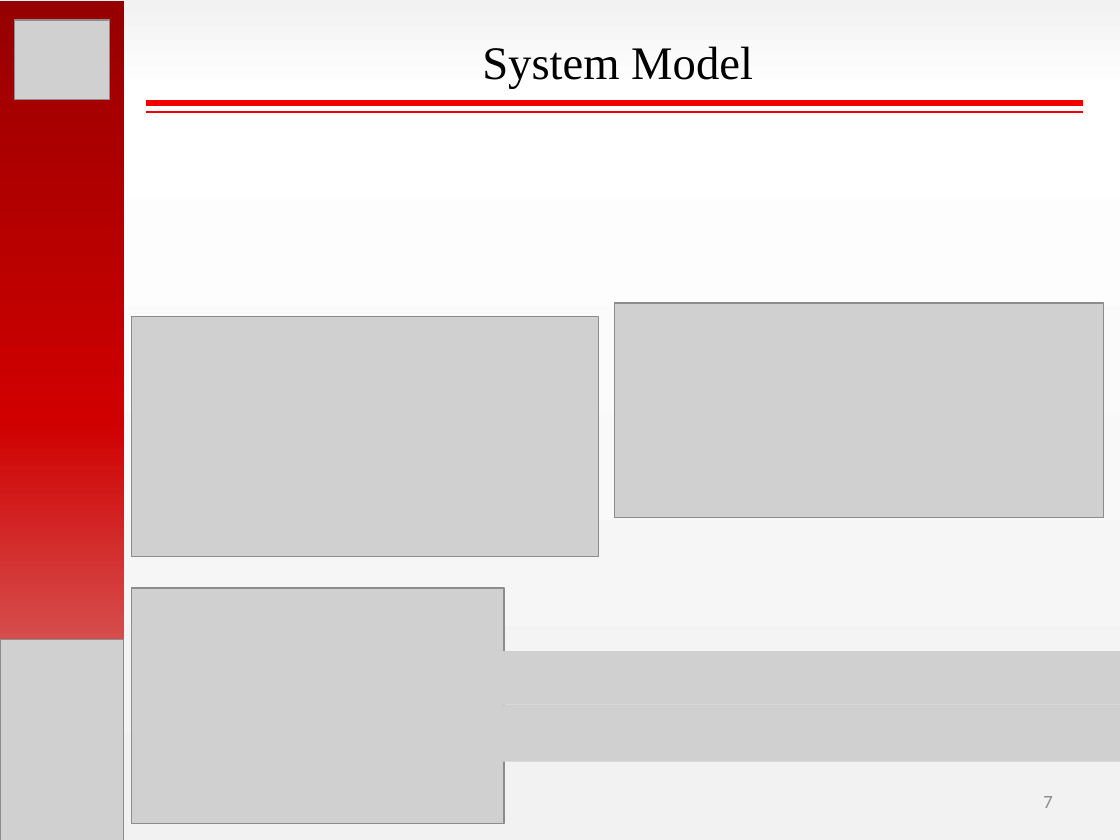
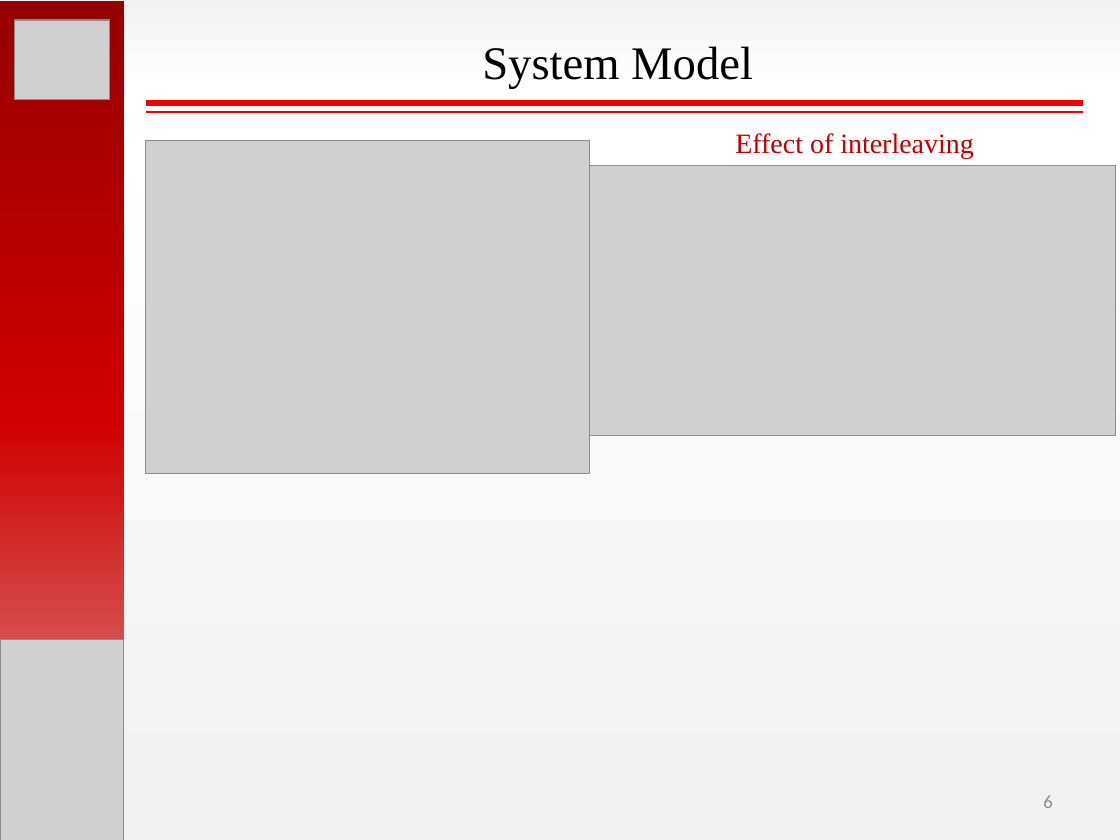
Before and after one commit to hakanpolat/IMMD, a slide deck: slide 6 of Paper/PEMD 2018/Presentation/PEMD2018_OralPres_Mesut_Uğur.pptx (slide 7 before the commit). Drawn at 1120x840 pixels with LibreOffice and Linux fonts; fonts in the diff are those of the drawing; grey boxes stand for pictures. Boxes give left, top, right and bottom in pixels: in the first picture for what was removed or moved away, otherwise in the second. Text is boxed around its words. In the diff, an @@ line names an element or a change of style, - is before the commit and + after.

```diff
--- a/Paper/PEMD 2018/Presentation/PEMD2018_OralPres_Mesut_Uğur.pptx
+++ b/Paper/PEMD 2018/Presentation/PEMD2018_OralPres_Mesut_Uğur.pptx
@@ picture added at (x1=146, y1=140, x2=589, y2=474) @@
@@ text added at (x1=735, y1=133, x2=974, y2=158), 18 pt, text #C00000 @@
+Effect of interleaving
@@ picture added at (x1=589, y1=165, x2=1114, y2=436) @@
@@ picture removed at (x1=132, y1=317, x2=599, y2=557) @@
@@ picture removed at (x1=614, y1=304, x2=1103, y2=517) @@
@@ picture removed at (x1=132, y1=588, x2=504, y2=823) @@
@@ picture removed at (x1=466, y1=651, x2=1120, y2=704) @@
@@ picture removed at (x1=469, y1=704, x2=1120, y2=762) @@
@@ page number at (x1=1043, y1=795, x2=1052, y2=808): text changed @@
-7
+6
```
Also in this commit, not shown: 6 other slides changed, 2 slides added.
